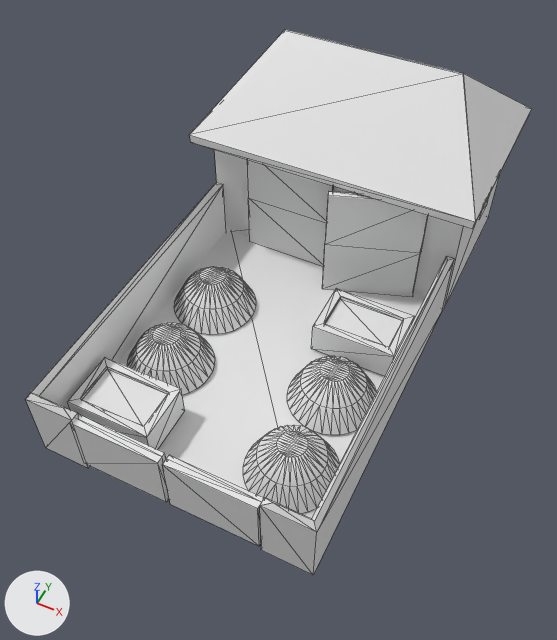
Before and after pictures for a commit that changed the COLLADA model art/meshes/structural/kartlians/corral.dae.
Rendered twice from a camera (50 mm lens) standing at (7.8, -16.6, 20.7) and looking at (0.0, -1.0, 1.2). Arrows for +X, +Y and +Z are at lower left; the lights stay in place. The older version comes first. Mesh edges are drawn as thin lines. Where no turn or scale is listed for an object, it has been applied to the vertices.

The scene before the commit, as lines of its bpy script (objects in view):
```python
me_cubo_089 = bpy.data.meshes.new('Cubo.089')
me_cubo_089.from_pydata(...)  # 778 vertices, 1286 faces; spans x -5.1..5.1, y -8.1..9.2, z 0.0..7.7
me_cubo_089.materials.append(mat_text_kartli)  # its picture is missing
ob_corral = bpy.data.objects.new('corral', me_cubo_089)
ob_corral.location = (0.0, 0.0, 0.0)
```
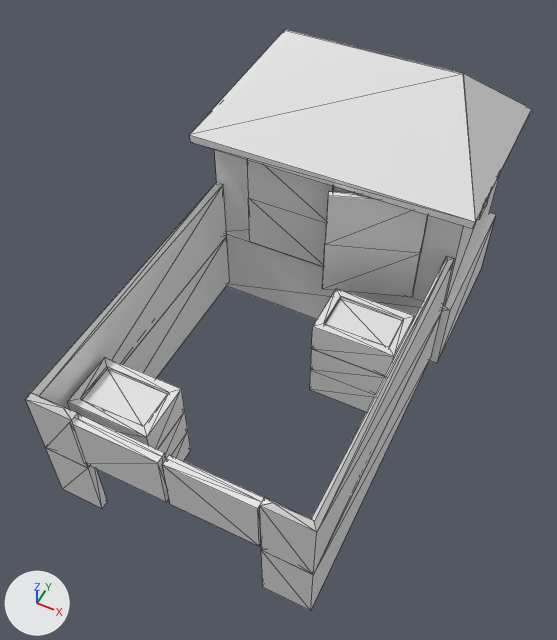
Where the newer file only moved an object's origin or applied its transform, the numbers keep the older frame.

The change, as JSON lines over the scene's bpy script:
```json
{"block": "me_cubo_089", "where": "# used by ob_corral; location = (0.0, 0.0, 0.0)"}
{"op": "remove", "block": "me_cubo_089", "code": "me_cubo_089.from_pydata(...)  # 778 vertices, 1286 faces; spans x -5.1..5.1, y -8.1..9.2, z 0.0..7.7"}
{"op": "add", "block": "me_cubo_089", "code": "me_cubo_089.from_pydata(...)  # 494 vertices, 818 faces; spans x -5.1..5.1, y -8.1..9.2, z -2.9..7.7"}
{"block": "me_cubo_089", "change": "me_cubo_089 part 1: the loose piece of 18 vertices spanning x 3.0..4.6, y -8.1..3.0, z 0.0..2.8 is copied, and the copy is moved by (0.0, 0.0, -2.6); it spans x 3.0..4.6, y -8.1..3.0, z -2.5..0.2"}
{"block": "me_cubo_089", "change": "me_cubo_089 part 2: the loose piece of 18 vertices spanning x -4.6..-3.0, y -8.1..3.0, z 0.0..2.8 is copied, and the copy is moved by (0.0, 0.0, -2.6); it spans x -4.6..-3.0, y -8.1..3.0, z -2.5..0.2"}
{"block": "me_cubo_089", "change": "me_cubo_089 part 3: the loose piece of 16 vertices spanning x -4.1..-1.3, y -7.1..-5.1, z 0.4..1.5 is copied, and the copy is moved by (0.0, 0.0, -1.1); it spans x -4.1..-1.3, y -7.1..-5.1, z -0.8..0.4"}
{"block": "me_cubo_089", "change": "me_cubo_089 part 4: the loose piece of 16 vertices spanning x 1.3..4.1, y -1.0..0.9, z 0.4..1.5 is copied, and the copy is moved by (0.0, 0.0, -2.3); it spans x 1.3..4.1, y -1.0..0.9, z -1.9..-0.8"}
{"block": "me_cubo_089", "change": "me_cubo_089 part 5: the loose piece of 16 vertices spanning x -4.1..-1.3, y -7.1..-5.1, z 0.4..1.5 is copied, and the copy is moved by (0.0, 0.0, -2.3); it spans x -4.1..-1.3, y -7.1..-5.1, z -1.9..-0.8"}
{"block": "me_cubo_089", "change": "me_cubo_089 part 6: the loose piece of 96 vertices spanning x 1.2..4.2, y -7.0..-4.1, z 0.3..1.8 is deleted"}
{"block": "me_cubo_089", "change": "me_cubo_089 part 7: the loose piece of 96 vertices spanning x 1.2..4.2, y -4.0..-1.1, z 0.3..1.8 is deleted"}
{"block": "me_cubo_089", "change": "me_cubo_089 part 8: the loose piece of 96 vertices spanning x -4.2..-1.3, y -5.1..-2.2, z 0.3..1.8 is deleted"}
{"block": "me_cubo_089", "change": "me_cubo_089 part 9: the loose piece of 96 vertices spanning x -4.2..-1.3, y -2.1..0.8, z 0.3..1.8 is deleted"}
{"block": "me_cubo_089", "change": "me_cubo_089 part 10"}
{"block": "me_cubo_089", "change": "8 vertices are removed from x -4.5..4.4, y -7.9..3.6, z 0.0..0.3"}
{"block": "me_cubo_089", "change": "24 faces are deleted"}
{"block": "me_cubo_089", "change": "24 vertices are added at x -4.9..4.9, y -1.0..8.9, z -2.9..0.4"}
{"block": "me_cubo_089", "change": "48 new faces join them"}
```

What differs and where, as boxes (x1, y1, x2, y2) in the pictures (557 x 640 px):
```json
{"object": "corral", "change": "reshaped", "before": [26, 29, 531, 575], "after": [26, 29, 531, 611], "on screen": "7% taller"}
{"part": 1, "of": "me_cubo_089", "change": "added", "after": [261, 312, 442, 611]}
{"part": 2, "of": "me_cubo_089", "change": "added", "after": [46, 237, 229, 508]}
{"part": 3, "of": "me_cubo_089", "change": "added", "after": [158, 411, 188, 458]}
{"part": 4, "of": "me_cubo_089", "change": "added", "after": [309, 370, 375, 412]}
{"part": 5, "of": "me_cubo_089", "change": "added", "after": [171, 431, 191, 461]}
{"part": 6, "of": "me_cubo_089", "change": "deleted", "before": [243, 425, 340, 514]}
{"part": 7, "of": "me_cubo_089", "change": "deleted", "before": [287, 356, 376, 435]}
{"part": 8, "of": "me_cubo_089", "change": "deleted", "before": [127, 322, 215, 395]}
{"part": 9, "of": "me_cubo_089", "change": "deleted", "before": [174, 267, 256, 335]}
{"part": 10, "of": "me_cubo_089", "change": "cut back", "before": [119, 229, 425, 518], "after": [226, 213, 495, 395]}
```
